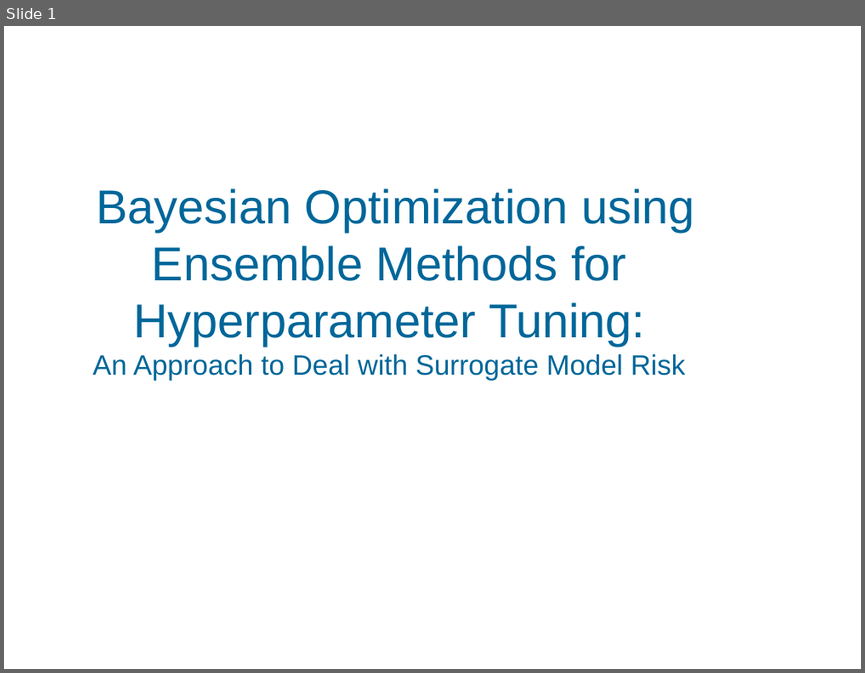
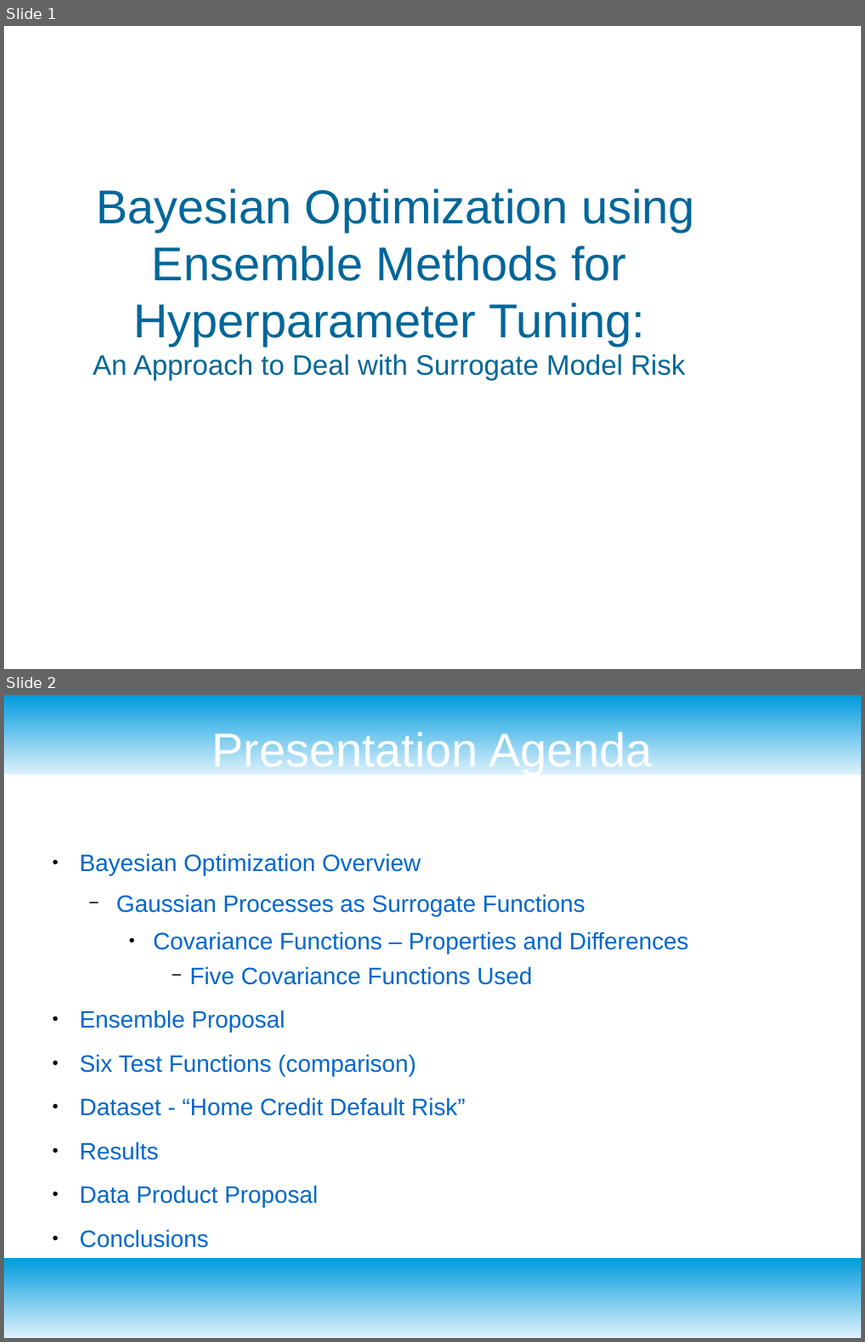
Before and after one commit to dataronio/ThinkfulCapstone, a slide deck: CapstoneDeck.odp. Shown one above the other, each under a label of ours: slide 1 before the commit, slides 1 and 2 after it. The pictures are 865x673 and 865x1342 pixels, drawn with LibreOffice and Linux fonts; fonts in the diff are those of the drawing; background and template pictures are left out. Boxes give left, top, right and bottom in pixels: in the first picture for what was removed or moved away, otherwise in the second. Text is boxed around its words. In the diff, an @@ line names an element or a change of style, - is before the commit and + after.

```diff
--- a/CapstoneDeck.odp
+++ b/CapstoneDeck.odp
@@ slide 2 added at bbox=[4, 695, 861, 1338], background #FFFFFF @@
@@ rectangle added at bbox=[4, 695, 861, 775], fill gradient #DFF2FC to #009BDD @@
@@ title added at bbox=[211, 729, 653, 775], 44 pt, text #FFFFFF @@
+Presentation Agenda
@@ text added at bbox=[80, 853, 689, 1247], 22 pt, text #0066CC @@
+● Bayesian Optimization Overview
+  − Gaussian Processes as Surrogate Functions
+    ● Covariance Functions – Properties and Differences
+      − Five Covariance Functions Used
+● Ensemble Proposal
+● Six Test Functions (comparison)
+● Dataset - “Home Credit Default Risk”
+● Results
+● Data Product Proposal
+● Conclusions
@@ rectangle added at bbox=[4, 1258, 861, 1338], fill gradient #DFF2FC to #009BDD @@
```
Also in this commit, not shown: 13 slides changed, 14 other slides added, 1 slide removed, 10 other files.
